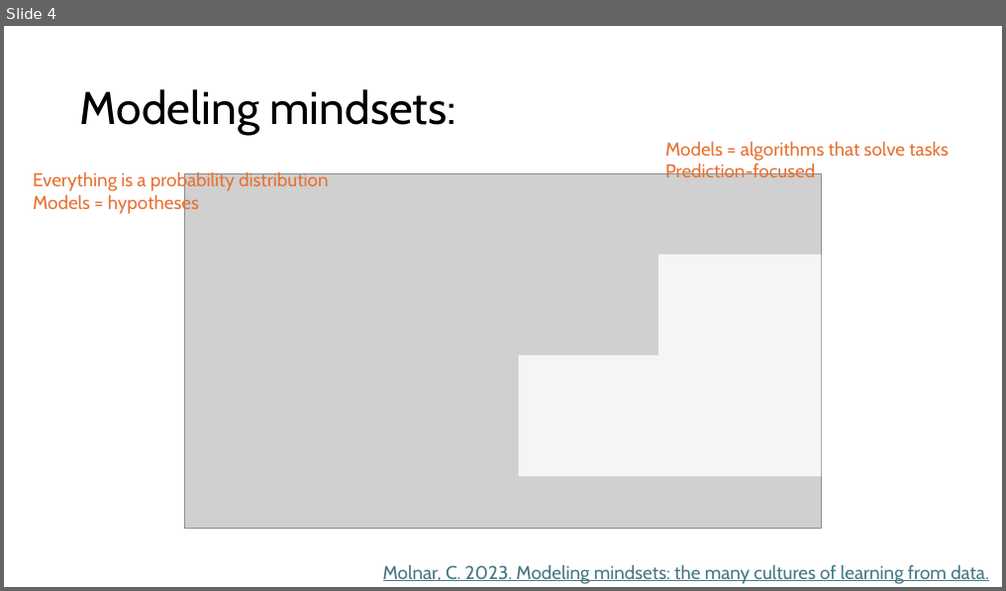
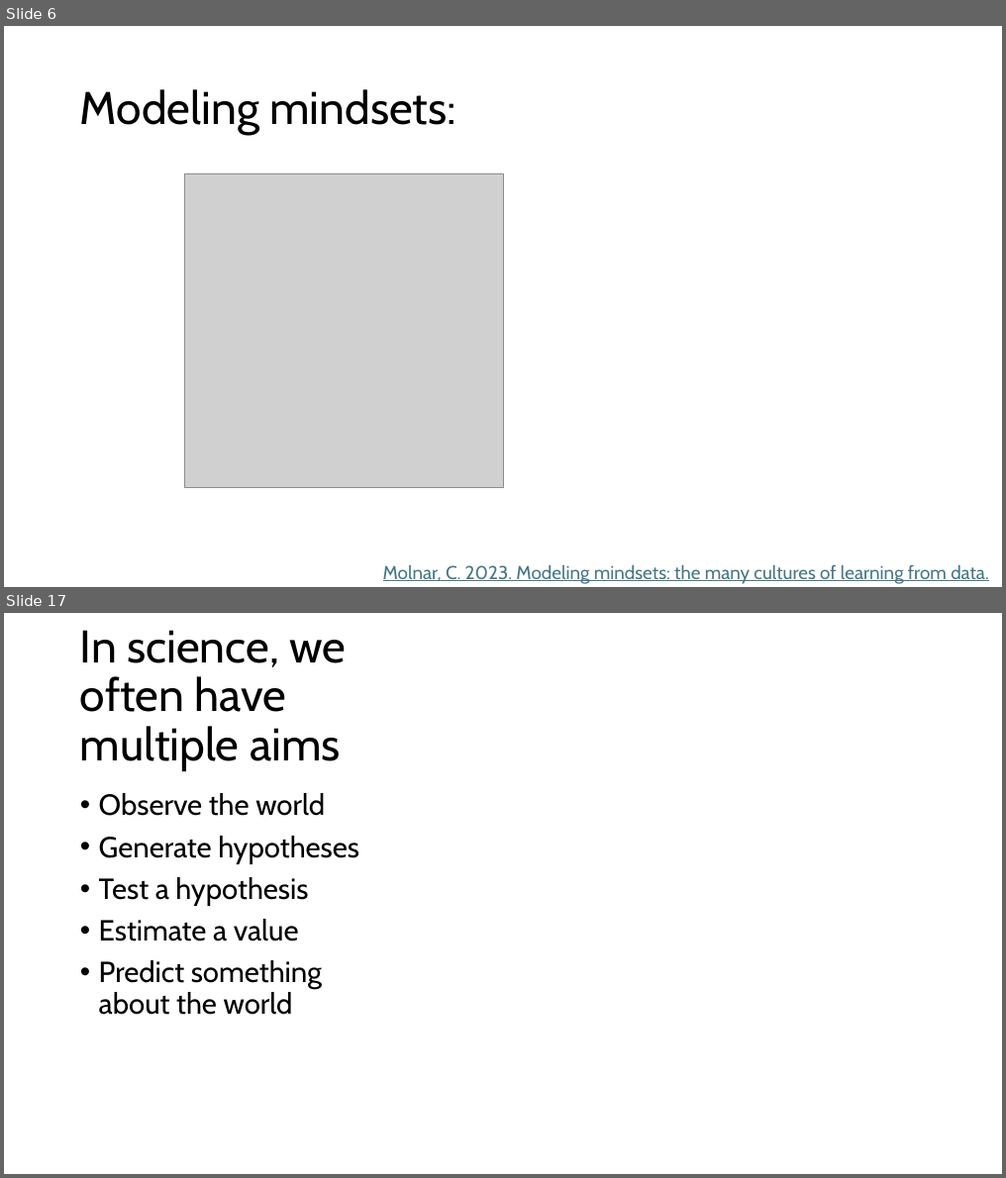
Before and after one commit to grantvagle/ml_methods_workshop, a slide deck: slides/01_what_is_ml.pptx. Shown one above the other, each under a label of ours: slide 4 before the commit, slides 6 and 17 after it; the slides between them are not shown. The pictures are 1006x591 and 1006x1178 pixels, drawn with LibreOffice and Linux fonts; fonts in the diff are those of the drawing; grey boxes stand for pictures. Boxes give left, top, right and bottom in pixels: in the first picture for what was removed or moved away, otherwise in the second. Text is boxed around its words. In the diff, an @@ line names an element or a change of style, - is before the commit and + after.

```diff
--- a/slides/01_what_is_ml.pptx
+++ b/slides/01_what_is_ml.pptx
@@ slide 17 added at (x1=4, y1=613, x2=1002, y2=1174), background #FFFFFF @@
@@ title added at (x1=80, y1=630, x2=346, y2=771), 44 pt, text #000000 @@
+In science, we often have multiple aims
@@ text added at (x1=99, y1=793, x2=359, y2=1015), 28 pt, text #000000 @@
+• Observe the world
+• Generate hypotheses
+• Test a hypothesis
+• Estimate a value
+• Predict something about the world
@@ what was slide 4 is now slide 6 @@
@@ slide 6 changed as well @@
@@ text removed at (x1=665, y1=142, x2=948, y2=177) @@
-Models = algorithms that solve tasks
-Prediction-focused
@@ text removed at (x1=33, y1=171, x2=328, y2=214) @@
-Everything is a probability distribution
-Models = hypotheses
@@ picture resized from (x1=185, y1=174, x2=822, y2=528) to (x1=185, y1=174, x2=503, y2=488) @@
@@ corner removed at (x1=519, y1=254, x2=821, y2=476) @@
```
Also in this commit, not shown: 4 other slides changed, 14 other slides added, 3 slides removed.
